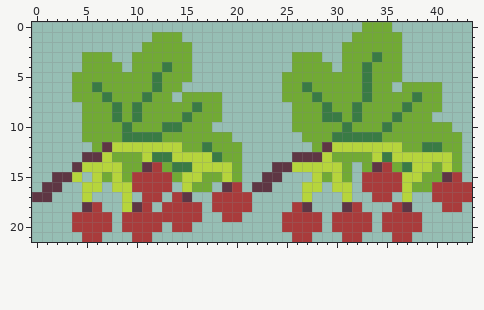
A pixel-art sprite gets an edit: assets/sprites/hawthorne.png. The first picture shows the starting point.
The file is 44x22 pixels.
The result:
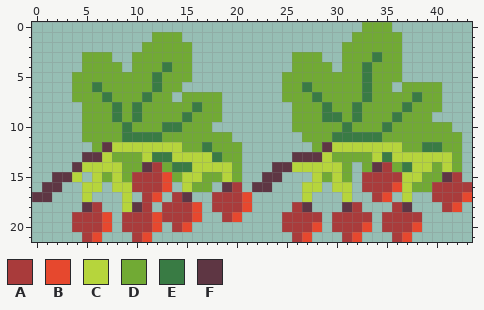
Palette (. is transparent): A #a93b3b  B #e6482e  C #b6d53c  D #71aa34  E #397b44  F #5e3643
The exact change:
@@ x 0..43 @@
 14 ....FCCCCDDFADEECCCCD...FFCCCCCD.DFADECCDCD.
-15 ..FFC.CDCDAAAADCCDDCD..FF...CDCD.AAAACCDDFA.
-16 .FF..CC.CCAAAA.CDD.FA.FF...CC.CC.AAAACDDAAAA
-17 FF...C...C.AA.AF..AAAA.....C...C..AA.C..AAAA
-18 .....FA..CFA.AAAA.AAAA....AF...FA...AF...AA.
-19 ....AAAA.AAAAAAAA..AA....AAAA.AAAA.AAAA.....
-20 ....AAAA.AAAA.AA.........AAAA.AAAA.AAAA.....
-21 .....AA...AA..............AA...AA...AA......
+15 ..FFC.CDCDAAABDCCDDCD..FF...CDCD.AAAACCDDFA.
+16 .FF..CC.CCAAAB.CDD.FA.FF...CC.CC.AAABCDDAAAA
+17 FF...C...C.AB.AF..AAAB.....C...C..AB.C..AAAB
+18 .....FA..CFA.AAAB.AAAB....AF...FA...AF...AB.
+19 ....AAAB.AAABAAAB..AB....AAAA.AAAA.AAAA.....
+20 ....AAAB.AAAB.AB.........AAAB.AAAB.AAAB.....
+21 .....AB...AB..............AB...AB...AB......
